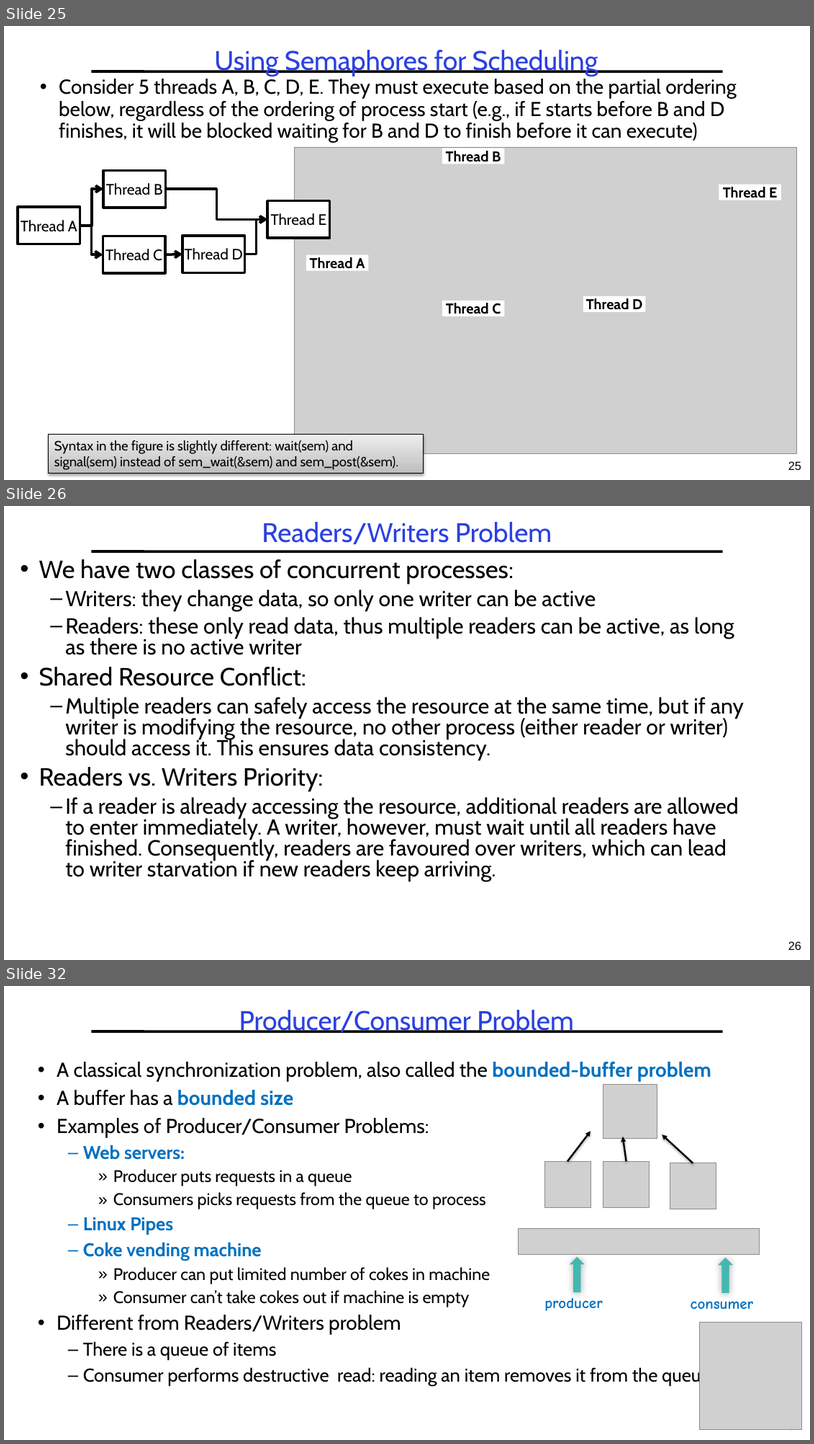
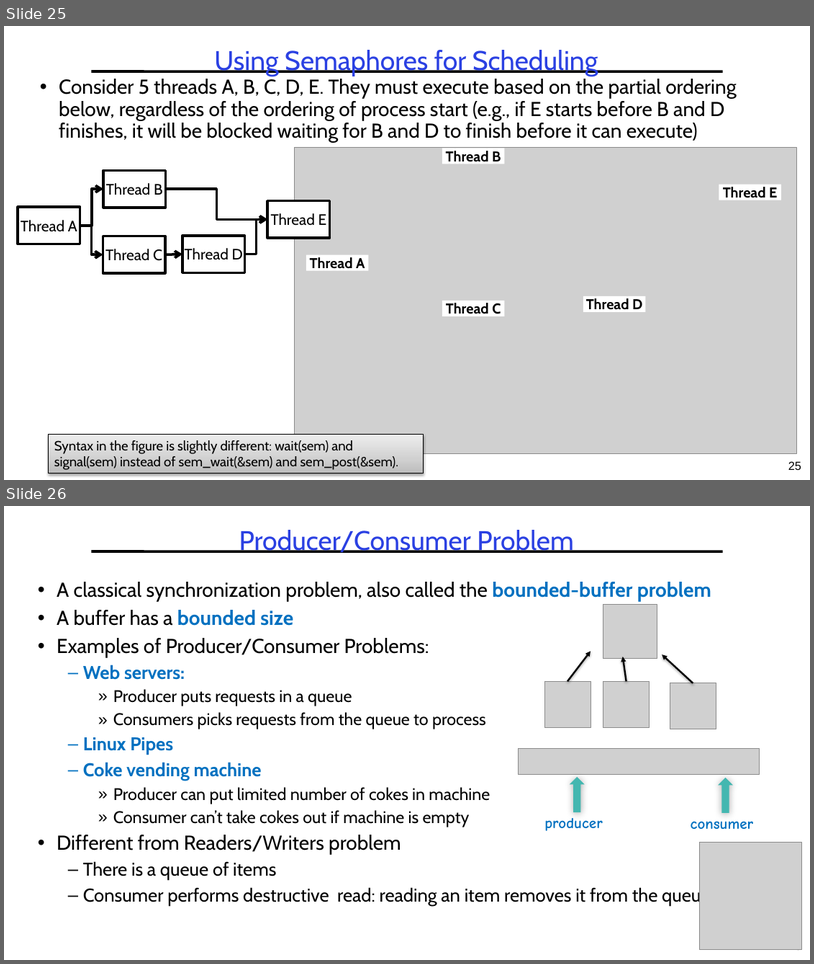
Before and after one commit to guhofstra/CSC112Fa26, a slide deck: PPTs/L3-Synchronization.pptx. Shown one above the other, each under a label of ours: slides 25, 26 and 32 before the commit, slides 25 and 26 after it; the slides between them are not shown. The pictures are 814x1444 and 814x964 pixels, drawn with LibreOffice and Linux fonts; fonts in the diff are those of the drawing; grey boxes stand for pictures. Boxes give left, top, right and bottom in pixels: in the first picture for what was removed or moved away, otherwise in the second. Text is boxed around its words. In the diff, an @@ line names an element or a change of style, - is before the commit and + after.

```diff
--- a/PPTs/L3-Synchronization.pptx
+++ b/PPTs/L3-Synchronization.pptx
@@ slide 26 removed at (4,506,810,960), background #FFFFFF; not listed: 1 template element that a slide beside it also shows @@
@@ title removed at (262,522,552,544) @@
-Readers/Writers Problem
@@ text removed at (39,559,744,882) @@
-• We have two classes of concurrent processes:
-  – Writers: they change data, so only one writer can be active
-  – Readers: these only read data, thus multiple readers can be active, as long as there is no active writer
-• Shared Resource Conflict:
-  – Multiple readers can safely access the resource at the same time, but if any writer is modifying the resource, no other process (either reader or writer) should access it. This ensures data consistency.
-• Readers vs. Writers Priority:
-  – If a reader is already accessing the resource, additional readers are allowed to enter immediately. A writer, however, must wait until all readers have finished. Consequently, readers are favoured over writers, which can lead to writer starvation if new readers keep arriving.
@@ page number removed at (789,941,802,950) @@
-26
@@ what was slide 32 is now slide 26 @@
```
Also in this commit, not shown: 5 other slides removed, 7 other files.
